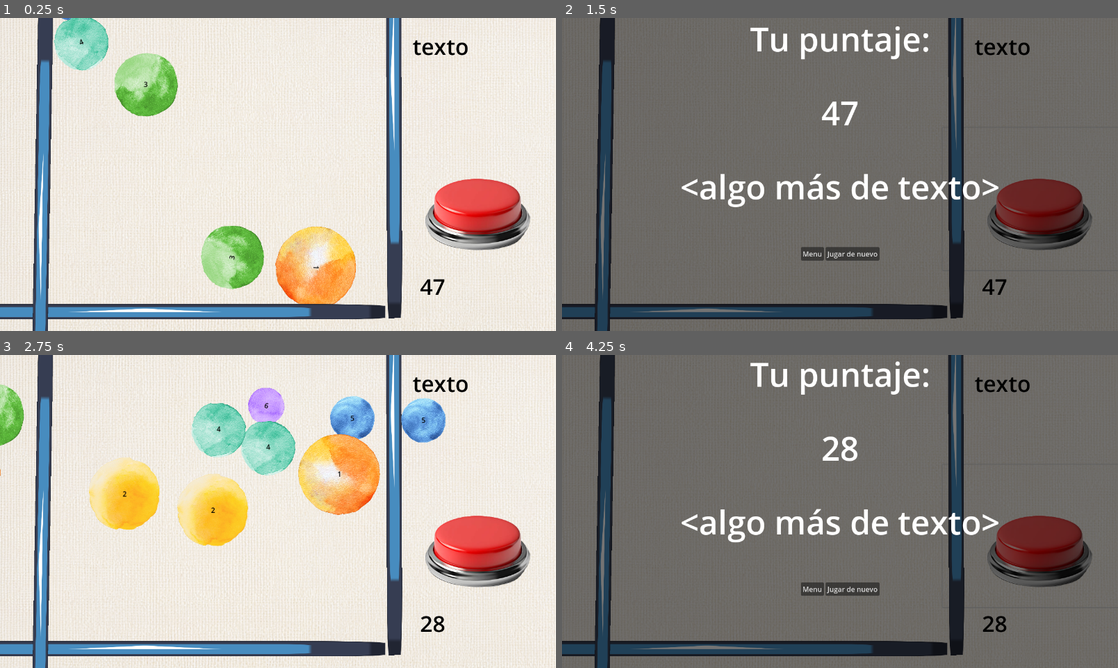
Above: before the commit, frames 1-4 (two rows, left to right).
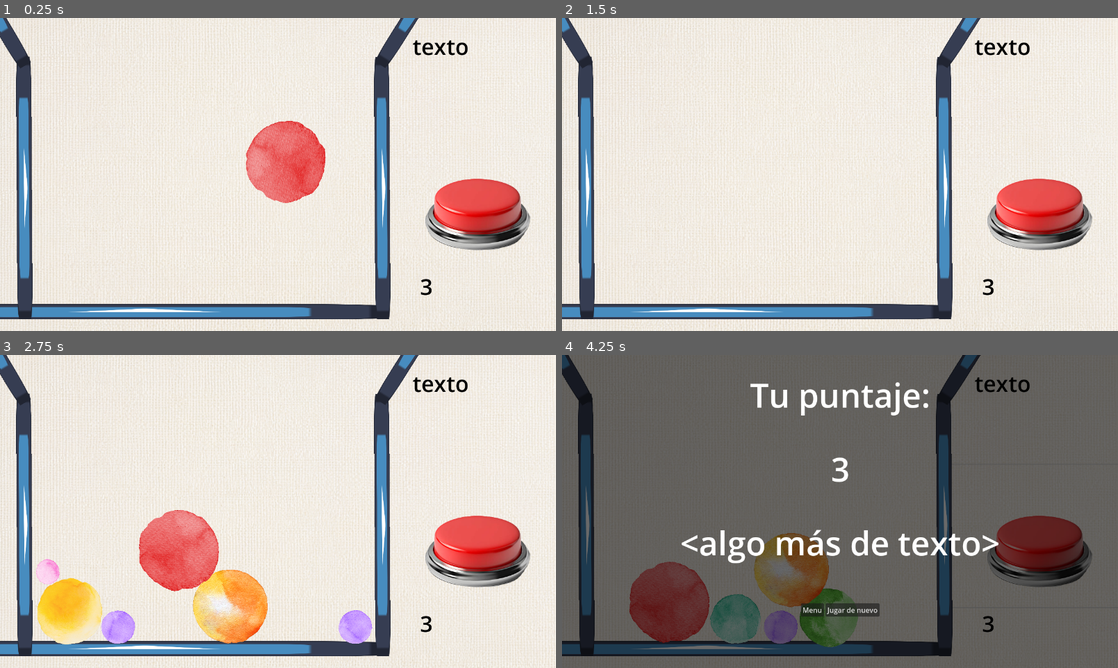
Above: after the commit, the same moments.

Repository: EmpanadaDeAbuela/fusion
Game: Godot game, scene res://Scenes/main.tscn
Two runs of this game, one before a commit and one after it. Both use one fixed random seed, a clock stepped at 60 frames per second and the inputs below. The engine's default icon, where the game draws it, is replaced by a stand-in: a white triangle on a blue panel in a dark square.
Inputs (mouse positions are in pixels of both pictures, inside the frame that each line leads up to):
- Up to frame 1 (0.25 s): no input
- Up to frame 2 (1.5 s): click (1040, 199) at 0.5 s; click "Jugar de nuevo" at 1.25 s
- Up to frame 3 (2.75 s): click (289, 608) at 2 s, where only the run before the commit has a clickable "Jugar de nuevo"
- Up to frame 4 (4.25 s): click (1040, 536) at 2.75 s; click (1040, 536) at 3.5 s

The runs differ from the first frame. In frame 1, 20% of the frame differs, in the area x 0-80%, y 0-100%; in frame 2, 98%, in the area x 0-100%, y 0-100%; in frame 3, 30%; in frame 4, 23%.
Error after the commit: Invalid call. Nonexistent function 'getClicks' in base 'previously freed'. (res://Scripts/fision.gd:15)

Commit message:
reaparcición de pelotas e intro nivel

Diff:
--- a/Prefabs/ball.tscn
+++ b/Prefabs/ball.tscn
@@ -13,11 +13,12 @@
 radius = 98.0204
 
 [node name="ball" type="RigidBody2D"]
+continuous_cd = 1
 script = ExtResource("1_64ubr")
 metadata/type = 0
 
 [node name="Sprite2D" type="Sprite2D" parent="."]
-scale = Vector2(0.0462963, 0.0462963)
+scale = Vector2(0.043, 0.043)
 texture = ExtResource("2_f64rf")
 
 [node name="sprite" type="Node2D" parent="."]
@@ -44,6 +45,7 @@
 debug_color = Color(0.711187, 0.261943, 1, 0.42)
 
 [node name="Label" type="Label" parent="."]
+visible = false
 offset_left = -4.0
 offset_top = -13.0
 offset_right = 36.0
--- a/Scenes/main.tscn
+++ b/Scenes/main.tscn
@@ -11,7 +11,7 @@
 [ext_resource type="PackedScene" uid="uid://bpbwoie5phapk" path="res://Scenes/pantalla_final.tscn" id="9_p3nva"]
 
 [sub_resource type="RectangleShape2D" id="RectangleShape2D_n11v6"]
-size = Vector2(1082, 35)
+size = Vector2(1082, 51.9444)
 
 [node name="Main" type="Node2D"]
 script = ExtResource("1_8st66")
@@ -20,10 +20,6 @@
 position = Vector2(-2.99995, 27)
 scale = Vector2(0.882432, 0.756098)
 texture = ExtResource("2_v4tgf")
-
-[node name="ballSpawner" type="Node2D" parent="."]
-position = Vector2(-93.55, -402)
-script = ExtResource("2_6spoq")
 
 [node name="clickManager" type="Node2D" parent="."]
 script = ExtResource("2_ckqlq")
@@ -57,8 +53,8 @@
 position = Vector2(-299.115, 344)
 
 [node name="CollisionShape2D" type="CollisionShape2D" parent="Node/Area2D"]
-position = Vector2(545, -508.5)
-rotation = 1.53905
+position = Vector2(0.11499, 81)
+scale = Vector2(1, 3.6)
 shape = SubResource("RectangleShape2D_n11v6")
 
 [node name="Sprite2D" type="Sprite2D" parent="Node/Area2D"]
@@ -66,44 +62,65 @@
 scale = Vector2(8.64844, 0.273437)
 texture = ExtResource("1_2tyx8")
 
-[node name="Area2D3" type="StaticBody2D" parent="Node"]
-position = Vector2(-11.51, 687)
+[node name="Area2D2" type="StaticBody2D" parent="Node"]
+position = Vector2(-584, 63.265)
+rotation = 1.56486
+scale = Vector2(0.545, 1)
 
-[node name="Sprite2D" type="Sprite2D" parent="Node/Area2D3"]
-position = Vector2(-532, -539.5)
-rotation = -1.55334
+[node name="CollisionShape2D" type="CollisionShape2D" parent="Node/Area2D2"]
+scale = Vector2(1, 1)
+shape = SubResource("RectangleShape2D_n11v6")
+
+[node name="Sprite2D" type="Sprite2D" parent="Node/Area2D2"]
+position = Vector2(-7.5, 7.62939e-06)
 scale = Vector2(8.64844, 0.273437)
 texture = ExtResource("1_2tyx8")
 
+[node name="Area2D3" type="StaticBody2D" parent="Node"]
+position = Vector2(240, 63.265)
+rotation = 1.56486
+scale = Vector2(0.545, 1)
+
 [node name="CollisionShape2D" type="CollisionShape2D" parent="Node/Area2D3"]
-position = Vector2(-528, -625)
-rotation = 1.5663
-scale = Vector2(1.47964, 1)
+scale = Vector2(1, 1)
 shape = SubResource("RectangleShape2D_n11v6")
 
-[node name="Area2D2" type="StaticBody2D" parent="Node"]
-position = Vector2(-5, 343.5)
-
-[node name="CollisionShape2D" type="CollisionShape2D" parent="Node/Area2D2"]
-shape = SubResource("RectangleShape2D_n11v6")
-
-[node name="Sprite2D" type="Sprite2D" parent="Node/Area2D2"]
-position = Vector2(272, -538.5)
-rotation = -1.57363
+[node name="Sprite2D" type="Sprite2D" parent="Node/Area2D3"]
+position = Vector2(-7.5, 7.62939e-06)
 scale = Vector2(8.64844, 0.273437)
 texture = ExtResource("1_2tyx8")
 
 [node name="Area2D4" type="StaticBody2D" parent="Node"]
-position = Vector2(-5, -447)
+position = Vector2(-733, -479)
+rotation = 1.03505
+scale = Vector2(0.545, 1)
 
 [node name="CollisionShape2D" type="CollisionShape2D" parent="Node/Area2D4"]
+scale = Vector2(1, 1)
 shape = SubResource("RectangleShape2D_n11v6")
 
 [node name="Sprite2D" type="Sprite2D" parent="Node/Area2D4"]
-position = Vector2(272, -538.5)
-rotation = -1.57363
+position = Vector2(-7.5, 7.62939e-06)
 scale = Vector2(8.64844, 0.273437)
 texture = ExtResource("1_2tyx8")
+
+[node name="Area2D5" type="StaticBody2D" parent="Node"]
+position = Vector2(394, -476)
+rotation = 2.13375
+scale = Vector2(0.545, 1)
+
+[node name="CollisionShape2D" type="CollisionShape2D" parent="Node/Area2D5"]
+scale = Vector2(1, 1)
+shape = SubResource("RectangleShape2D_n11v6")
+
+[node name="Sprite2D" type="Sprite2D" parent="Node/Area2D5"]
+position = Vector2(-7.5, 7.62939e-06)
+scale = Vector2(8.64844, 0.273437)
+texture = ExtResource("1_2tyx8")
+
+[node name="ballSpawner" type="Node2D" parent="Node"]
+position = Vector2(-150.4, -542.78)
+script = ExtResource("2_6spoq")
 
 [node name="Red-button-isolate-backbround-3d-render-png" type="Sprite2D" parent="."]
 position = Vector2(406, 32)
--- a/Scripts/ballSpawner.gd
+++ b/Scripts/ballSpawner.gd
@@ -1,19 +1,42 @@
 extends Node2D
 
 var bola = preload("res://Prefabs/ball.tscn")
-@onready var main = $".."
+@onready var main = get_parent().get_parent()
+
+var sePuedeJugar = false
+
 
 func _ready() -> void:
-	for n in 20:
+	SignalManager.connect("instanciarBola", instanciarBola2)
+	SignalManager.connect("jugar", empezar)
+
+	Engine.time_scale = 10.0
+	for n in 50:
+		await get_tree().create_timer(1.0).timeout
 		instanciarBola()
+	SignalManager.emit_signal("jugar", true)
+	Engine.time_scale = 1.0
+
 
 func _process(delta: float) -> void:
 	if Input.is_action_just_pressed("space") and !main.nivelTerminado:
 		instanciarBola()
 
+func empezar(sePuede:bool):
+	sePuedeJugar = sePuede
+
 func instanciarBola():
 	var bolaInstancia = bola.instantiate()
 	bolaInstancia.global_position.y = global_position.y
-	bolaInstancia.global_position.x = randf_range(-11.51, -299.115)
+	bolaInstancia.global_position.x = randf_range(-450.0, 250.0)
 	bolaInstancia.initBola(true)
 	get_parent().call_deferred("add_child", bolaInstancia)
+
+
+func instanciarBola2():
+	if sePuedeJugar:
+		var bolaInstancia = bola.instantiate()
+		bolaInstancia.global_position.y = global_position.y
+		bolaInstancia.global_position.x = randf_range(-450.0, 250.0)
+		bolaInstancia.initBola(true)
+		get_parent().call_deferred("add_child", bolaInstancia)
--- a/Scripts/clickManager.gd
+++ b/Scripts/clickManager.gd
@@ -2,8 +2,9 @@
 
 @onready var label = $"../Label"
 
-var clicks = 5
+var clicks = 3
 var listaBolas = []
+var sePuedeJugar = false
 
 func _ready() -> void:
 	SignalManager.connect("sumarClicks", sumarClicks)
@@ -11,6 +12,11 @@
 	SignalManager.connect("darAusente", ponerAusente)
 	SignalManager.connect("meQuedeQuieto", seQuedoQuieto)
 	SignalManager.connect("pedirPuntos", emitirPuntos)
+	SignalManager.connect("jugar", empezar)
+
+func empezar(sePuede:bool):
+	sePuedeJugar = sePuede
+
 
 func _process(delta: float) -> void:
 	label.text = str(clicks)
@@ -23,10 +29,12 @@
 	return clicks
 
 func sumarClicks(cant:int):
-	clicks += cant
+	if sePuedeJugar:
+		clicks += cant
 
 func restarClicks(cant:int):
-	clicks -= cant
+	if sePuedeJugar:
+		clicks -= cant
 
 func emitClickAmount():
 	SignalManager.emit_signal("clickAmount", clicks)
--- a/Scripts/fision.gd
+++ b/Scripts/fision.gd
@@ -7,7 +7,7 @@
 func _ready():
 
 	if clickManager == null:
-		clickManager = get_node_or_null("../../clickManager")
+		clickManager = get_node_or_null("../../../clickManager")
 
 
 func _physics_process(delta: float) -> void:
--- a/Scripts/fusionManager.gd
+++ b/Scripts/fusionManager.gd
@@ -9,12 +9,12 @@
 func _ready():
 	SignalManager.connect("fusionar", fusionar)
 
-
 func fusionar(token: int, newPosition:Vector2, type:int):
 
 	if token in pelotas:
 		instanciarPelotaHija(newPosition, type)
 		sumarClicksDependiendoDeTipo(type)
+		SignalManager.emit_signal("instanciarBola")
 	else:
 		pelotas.append(token)
 
--- a/Scripts/signalManager.gd
+++ b/Scripts/signalManager.gd
@@ -11,3 +11,5 @@
 signal nivelTerminado()
 signal pedirPuntos()
 signal mandarPuntos(puntos:int)
+signal jugar(sePuede:bool)
+signal instanciarBola()
--- a/Scripts/sprite.gd
+++ b/Scripts/sprite.gd
@@ -32,7 +32,7 @@
 	var vectorCant = Vector2(1.5*cant, 1.5*cant)
 
 	#bola.scale = vectorCant
-	sprite.scale = vectorCant/22
+	sprite.scale = vectorCant/24
 	collision.scale = vectorCant
 	area.scale = vectorCant
 	explosionRange.scale = vectorCant
